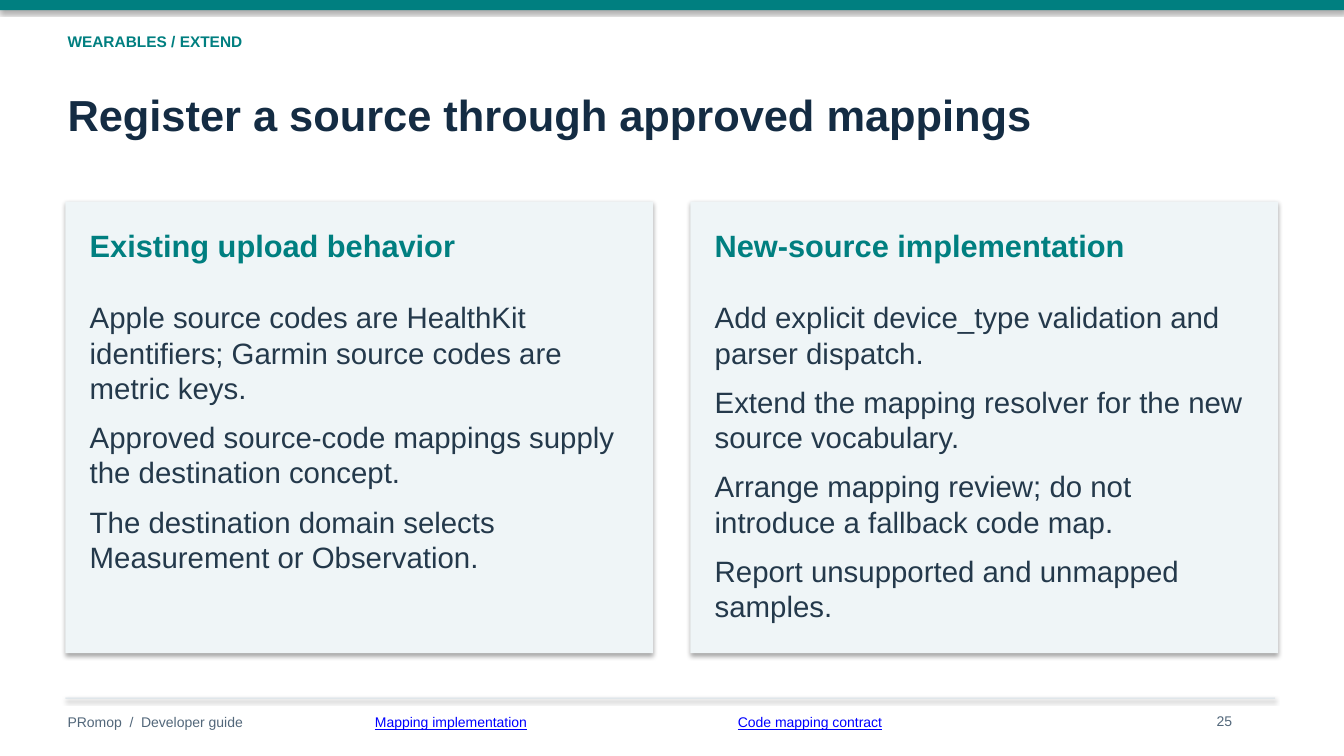
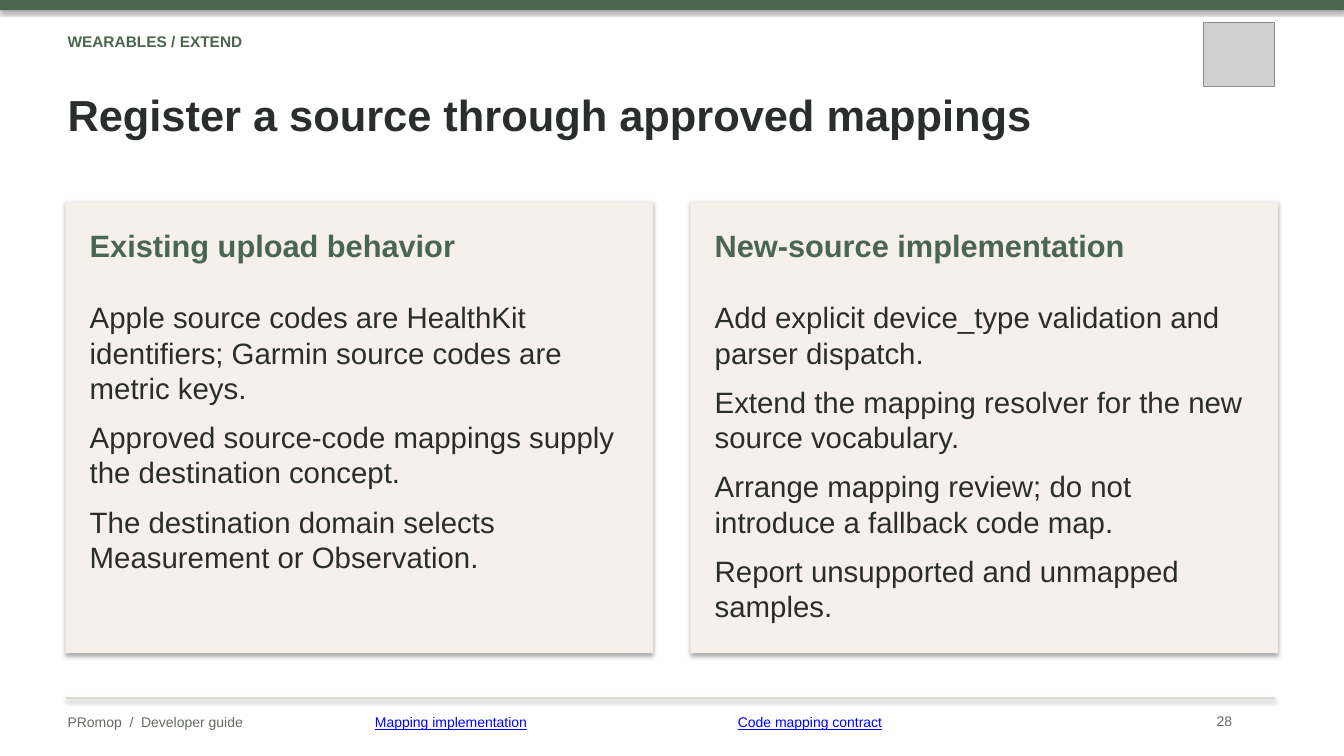
Before and after one commit to healthkey-ai/promop, a slide deck: slide 28 of PRomop_Developer_Guide.pptx (slide 25 before the commit). Drawn at 1344x756 pixels with LibreOffice and Linux fonts; fonts in the diff are those of the drawing; grey boxes stand for pictures. Boxes give left, top, right and bottom in pixels: in the first picture for what was removed or moved away, otherwise in the second. Text is boxed around its words. In the diff, an @@ line names an element or a change of style, - is before the commit and + after.

Commit message:
docs: refresh developer guide branding and architecture [skip ci]

```diff
--- a/PRomop_Developer_Guide.pptx
+++ b/PRomop_Developer_Guide.pptx
@@ rectangle at (0,0,1344,10): fill #007F80 to #4A6650 @@
@@ picture added at (1204,22,1274,87) @@
@@ text colour #007F80 to #4A6650 in 3 elements at (90,234,455,263), (715,234,1124,263), (68,36,243,47) @@
@@ text "Register a source through approved ..." at (68,99,1032,139): text colour #142C43 to #2A2E2A @@
@@ rectangle at (66,202,653,653): fill #EFF5F7 to #F5F0EA @@
@@ rectangle at (691,202,1278,653): fill #EFF5F7 to #F5F0EA @@
@@ text "Apple source codes are HealthKit ..." at (90,306,614,569): text colour #24394B to #2A2E2A @@
@@ text "Add explicit device_type validation and ..." at (715,306,1242,623): text colour #24394B to #2A2E2A @@
@@ text "PRomop / Developer guide" at (68,717,243,730): text colour #52677A to #656B63 @@
@@ rectangle at (66,698,1275,699): fill #D7E1E7 to #C9BFB0 @@
@@ text at (1217,716,1233,726): text changed; text colour #52677A to #656B63 @@
-25
+28
```
Also in this commit, not shown: 26 other slides changed, 3 slides added.
